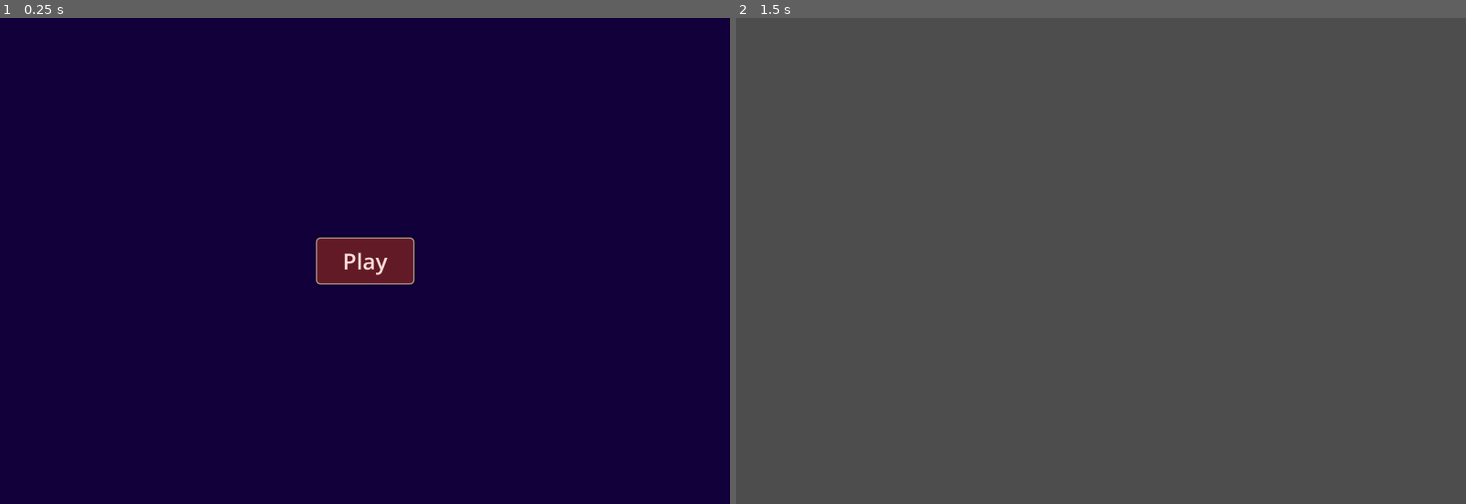
Above: before the commit, frames 1-2 (left to right).
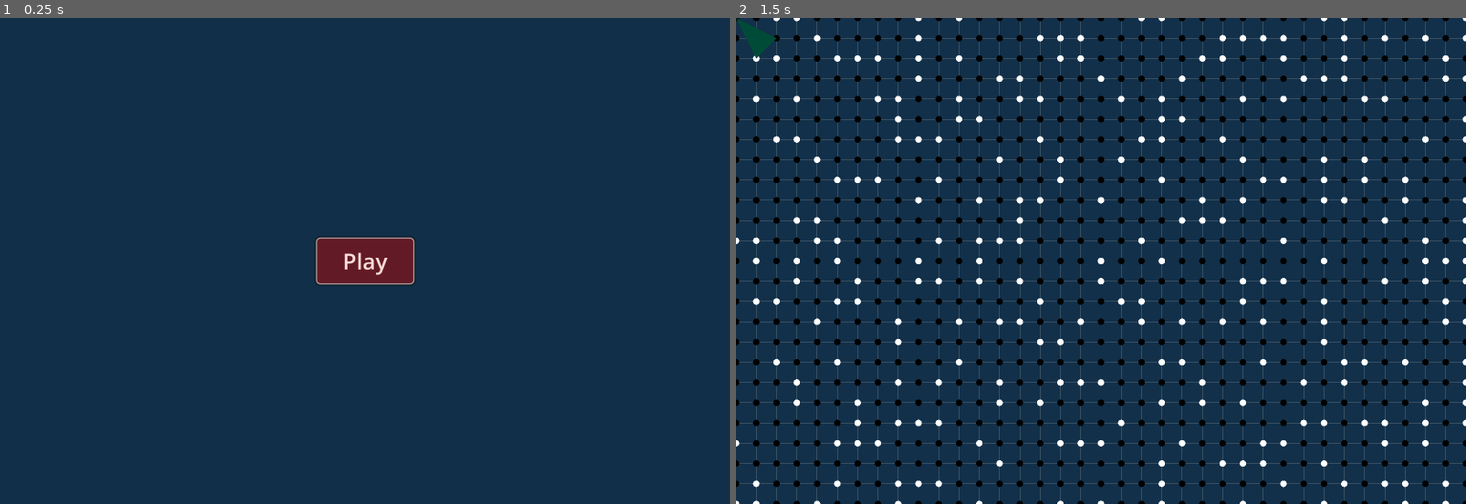
Above: after the commit, the same moments.

Repository: TrevorBuchanan/TestGogotGame
Game: Godot game, scene res://scenes/main.tscn
Two runs of this game, one before a commit and one after it. Both use one fixed random seed, a clock stepped at 60 frames per second and the inputs below.
Inputs:
- Up to frame 1 (0.25 s): no input
- Up to frame 2 (1.5 s): click "Play" at 0.5 s; tap Enter at 1.25 s; hold D (move_right) from 1.28 s (still down)

The runs differ from the first frame. In frame 1, 99% of the frame differs, in the area x 0-100%, y 0-100%; in frame 2, 95%.

Commit message:
Adding background for marching squares

Diff:
--- a/scenes/main_menu.tscn
+++ b/scenes/main_menu.tscn
@@ -80,7 +80,7 @@
 grow_horizontal = 2
 grow_vertical = 2
 theme = SubResource("Theme_qsvwq")
-color = Color(0.069381, 5.6464e-05, 0.23117, 1)
+color = Color(0.0710472, 0.186291, 0.288893, 1)
 
 [node name="VBoxContainer" type="VBoxContainer" parent="."]
 layout_mode = 1
--- a/scenes/test_marching_squares.tscn
+++ b/scenes/test_marching_squares.tscn
@@ -1,6 +1,21 @@
-[gd_scene load_steps=2 format=3 uid="uid://c0anjecciyo2u"]
+[gd_scene load_steps=4 format=3 uid="uid://c0anjecciyo2u"]
 
 [ext_resource type="Script" path="res://scripts/test_marching_squares.gd" id="1_p2fbi"]
 
+[sub_resource type="FastNoiseLite" id="FastNoiseLite_yf2uq"]
+
+[sub_resource type="NoiseTexture2D" id="NoiseTexture2D_dtf1j"]
+width = 1800
+height = 1200
+noise = SubResource("FastNoiseLite_yf2uq")
+
 [node name="TestMarchingSquares" type="Node2D"]
 script = ExtResource("1_p2fbi")
+backgound_color = Color(0.0705882, 0.188235, 0.290196, 1)
+point_color1 = Color(1, 1, 1, 1)
+point_color2 = Color(0, 0, 0, 1)
+line_color = Color(0.980392, 0.921569, 0.843137, 0.333333)
+marching_square_color = Color(0, 0.294485, 0.220352, 1)
+land_threshold = 0.43
+grid_size = 50
+noise = SubResource("NoiseTexture2D_dtf1j")
--- a/scripts/test_marching_squares.gd
+++ b/scripts/test_marching_squares.gd
@@ -1,25 +1,76 @@
 extends Node2D
+
+@export var backgound_color : Color = Color.BLUE
+@export var point_color1 : Color = Color.AQUA
+@export var point_color2 : Color = Color.RED
+@export var line_color : Color = Color.ANTIQUE_WHITE
+@export var marching_square_color : Color = Color.AQUAMARINE
+@export_range(0, 1, 0.01) var land_threshold : float = 0.5
+@export var grid_size : int = 100
+@export var width : int = 1800
+@export var height : int = 1200
+@export var noise : NoiseTexture2D
 
 func _input(event):
 	if event.is_action_pressed("ui_cancel"):
 		back_to_menu()
 
+func _draw():
+	# Draw background
+	draw_rect(Rect2(0, 0, width, height), backgound_color)
+	# Draw reference lines
+	draw_lines()
+	# Draw reference points
+	draw_points()
+	# Draw marching squares
+	draw_marching_squares()
+
+func draw_lines():
+	var i = 0
+	while i <= height:
+		draw_line(Vector2(0, i), Vector2(width, i), line_color, 1.0)
+		i += grid_size
+
+	i = 0
+	while i <= width:
+		draw_line(Vector2(i, 0), Vector2(i, height), line_color, 1.0)
+		i += grid_size
+
+func draw_points():
+	if noise and noise.noise:
+		var i = 0
+		var j = 0
+		while i <= width:
+			j = 0
+			while j <= height:
+				var value = noise.noise.get_noise_2d(i, j)
+				value = (value + 1.0) / 2.0  # Normalize to between 0 and 1
+				if value > land_threshold:
+					value = 1.0
+				else:
+					value = 0.0
+				var lerp_color = point_color1.lerp(point_color2, value)
+				draw_circle(Vector2(i, j), 8, lerp_color)
+				j += grid_size
+			i += grid_size
+	else:
+		print("No noise resource found!")
+
+func draw_marching_squares():
+	var points = PackedVector2Array([Vector2(0, 0), Vector2(100, 50), Vector2(50, 100)])
+	draw_polygon(points, [marching_square_color])  # Color for each vertex, in this case, all the same
+
 func back_to_menu():
 	# Load the new scene
 	var new_scene = load("res://scenes/main_menu.tscn")
-
 	# Get the root node (usually it's the first node in the current scene tree)
 	var root = get_tree().root
-
 	# Create an instance of the new scene
 	var new_scene_instance = new_scene.instantiate()
-
 	# Add the new scene to the root node
 	root.add_child(new_scene_instance)
-
 	# Remove the current scene
 	var current_scene = get_tree().current_scene
 	current_scene.queue_free()
-
 	# Set the new scene as the current scene
 	get_tree().current_scene = new_scene_instance
